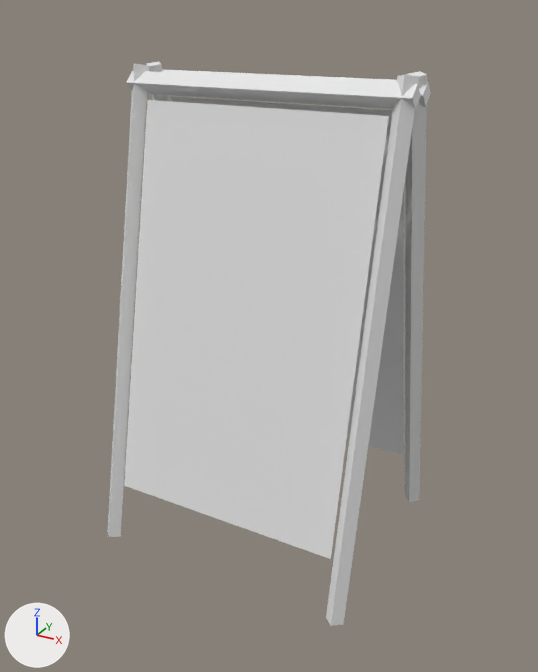
The FBX model Unity/JuegoDef/Assets/JuegoDef/Derived/ENV/Meshes/ENV_AFrame_Board.fbx: old version first, new version second.
Camera for both pictures: a camera (50 mm lens) standing at (0.668, -1.212, 1.047) and looking at (0.012, -0.02, 0.451). The axes (+X, +Y, +Z) are drawn at lower left. The lights are the same throughout. The older version comes first. Where no turn or scale is listed for an object, it has been applied to the vertices.

Script lines for the objects in view, before the commit:
```python
me_env_aframe_board = bpy.data.meshes.new('ENV_AFrame_Board')
me_env_aframe_board.from_pydata(...)  # 56 vertices, 38 faces; spans x -0.281..0.28, y -0.238..0.238, z -0.004..0.954
# faces by material slot: [36, 2]
me_env_aframe_board.materials.append(mat_mi_woodtrim)  # white #e7e7e7
me_env_aframe_board.materials.append(mat_env_sign_board)  # white #e7e7e7
ob_env_aframe_board = bpy.data.objects.new('ENV_AFrame_Board', me_env_aframe_board)
ob_env_aframe_board.location = (0.0, 0.0, 0.0)
```
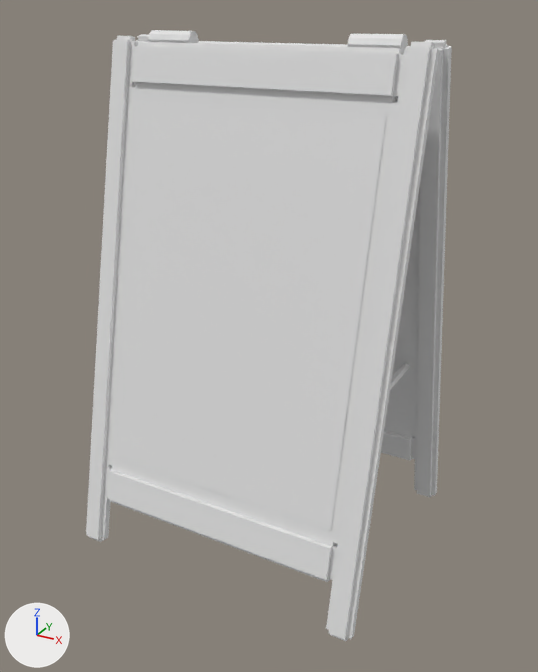
Pixel boxes [x1, y1, x2, y2] of what changed, in the pictures (538 x 672 px):
'ENV_AFrame_Board', reshaped (13% wider, 8% taller): before [108, 61, 431, 626]; after [86, 30, 452, 641]
part 1 of me_env_aframe_board, added: after [148, 30, 199, 43]
part 2 of me_env_aframe_board, added: after [348, 34, 408, 54]
part 3 of me_env_aframe_board, added: after [390, 363, 410, 390]
part 4 of me_env_aframe_board, rebuilt (mostly hidden afterwards): before [146, 61, 168, 101]; after [136, 34, 149, 42]
part 5 of me_env_aframe_board, rebuilt (21% wider, 9% taller): before [326, 75, 419, 626]; after [326, 42, 439, 641]
part 6 of me_env_aframe_board, rebuilt (70% wider): before [405, 71, 427, 503]; after [414, 40, 452, 497]
part 7 of me_env_aframe_board, rebuilt (8% narrower, 52% taller): before [126, 71, 421, 110]; after [132, 42, 404, 102]
part 8 of me_env_aframe_board, rebuilt: before [162, 69, 431, 107]; after [198, 41, 411, 48]
part 9 of me_env_aframe_board, rebuilt (26% wider, 7% taller): before [108, 64, 149, 537]; after [86, 36, 138, 542]
part 10 of me_env_aframe_board, rebuilt (9% wider): before [124, 100, 389, 559]; after [109, 87, 397, 544]
part 11 of me_env_aframe_board, rebuilt: before [170, 96, 404, 455]; after [384, 98, 417, 436]
part 12 of me_env_aframe_board, added: after [381, 428, 415, 461]
part 13 of me_env_aframe_board, added: after [107, 466, 337, 582]
part 14 of me_env_aframe_board, added: after [114, 99, 386, 531]

Edits to the bpy script that builds the scene:
```text
Change me_env_aframe_board:
    verts and faces of me_env_aframe_board; kept vertices keep their numbers, new ones are numbered from 56
    remove me_env_aframe_board.from_pydata(...)  # 56 vertices, 38 faces; spans x -0.281..0.28, y -0.238..0.238, z -0.004..0.954
    add me_env_aframe_board.from_pydata(...)  # 344 vertices, 294 faces; spans x -0.31..0.31, y -0.264..0.264, z -0.002..1.01
    me_env_aframe_board part 1: a new loose piece, a 10-sided cylinder along x spanning x -0.245..-0.155, y -0.016..0.016, z 0.98..1.01, in mat_env_propmat_negro (white #e7e7e7)
    me_env_aframe_board part 2: a new loose piece, a 10-sided cylinder along x spanning x 0.155..0.245, y -0.016..0.016, z 0.98..1.01, in mat_env_propmat_negro (white #e7e7e7)
    me_env_aframe_board part 3: a new loose piece, a 6-sided cylinder along y spanning x 0.232..0.248, y -0.17..0.17, z 0.353..0.367, in mat_env_propmat_negro (white #e7e7e7)
    me_env_aframe_board part 4: the loose piece of 8 vertices spanning x -0.281..-0.245, y 0.002..0.238, z -0.004..0.954 is rebuilt with 32 vertices and now spans x -0.31..-0.26, y 0.016..0.264, z -0.002..1.002
    me_env_aframe_board part 5: the loose piece of 8 vertices spanning x 0.244..0.28, y -0.238..-0.002, z -0.004..0.954 is rebuilt with 32 vertices and now spans x 0.26..0.31, y -0.264..-0.016, z -0.002..1.002
    me_env_aframe_board part 6: the loose piece of 8 vertices spanning x 0.244..0.28, y 0.002..0.238, z -0.004..0.954 is rebuilt with 32 vertices and now spans x 0.26..0.31, y 0.016..0.264, z -0.002..1.002
    me_env_aframe_board part 7: the loose piece of 8 vertices spanning x -0.28..0.28, y -0.046..-0.006, z 0.9..0.94 is rebuilt with 32 vertices and now spans x -0.26..0.26, y -0.063..-0.018, z 0.911..0.992
    me_env_aframe_board part 8: the loose piece of 8 vertices spanning x -0.28..0.28, y 0.006..0.046, z 0.9..0.94 is rebuilt with 32 vertices and now spans x -0.26..0.26, y 0.018..0.063, z 0.911..0.992
    me_env_aframe_board part 9: the loose piece of 8 vertices spanning x -0.281..-0.245, y -0.238..-0.002, z -0.004..0.954 is rebuilt with 32 vertices and now spans x -0.31..-0.26, y -0.264..-0.016, z -0.002..1.002
    me_env_aframe_board part 10: the loose piece of 4 vertices spanning x -0.24..0.24, y -0.199..-0.037, z 0.12..0.89 is rebuilt with 8 vertices and now spans x -0.26..0.26, y -0.218..-0.043, z 0.174..0.914, in mat_env_propmat_oscuro (white #e7e7e7)
    me_env_aframe_board part 11: the loose piece of 4 vertices spanning x -0.24..0.24, y 0.037..0.199, z 0.12..0.89 is rebuilt with 8 vertices and now spans x -0.26..0.26, y 0.043..0.218, z 0.174..0.914, in mat_env_propmat_oscuro (white #e7e7e7)
    me_env_aframe_board part 12: a new loose piece of 32 vertices spanning x -0.26..0.26, y 0.198..0.242, z 0.096..0.177, in mat_mi_woodtrim (white #e7e7e7)
    me_env_aframe_board part 13: a new loose piece of 32 vertices spanning x -0.26..0.26, y -0.242..-0.198, z 0.096..0.177, in mat_mi_woodtrim (white #e7e7e7)
    me_env_aframe_board part 14
    add verts[56] = (-0.245, 0.215, 0.197)
    add verts[57] = (-0.245, 0.062, 0.894)
    add verts[58] = (-0.245, -0.215, 0.197)  # pixel (114, 457)
    add verts[59] = (-0.245, -0.062, 0.894)  # pixel (136, 98)
    add for new, old in zip([*range(60, 64)], [*range(56, 60)]): verts[new] = verts[old] + (0.49, 0.0, 0.0)
    add faces += [(56, 57, 61, 60), (58, 62, 63, 59)]  # mat_env_sign_board (white #e7e7e7)
    other edits to the shape of me_env_aframe_board do not show in these pictures
    add me_env_aframe_board.materials.append(mat_env_propmat_oscuro)  # white #e7e7e7
    add me_env_aframe_board.materials.append(mat_env_propmat_negro)  # white #e7e7e7
```
